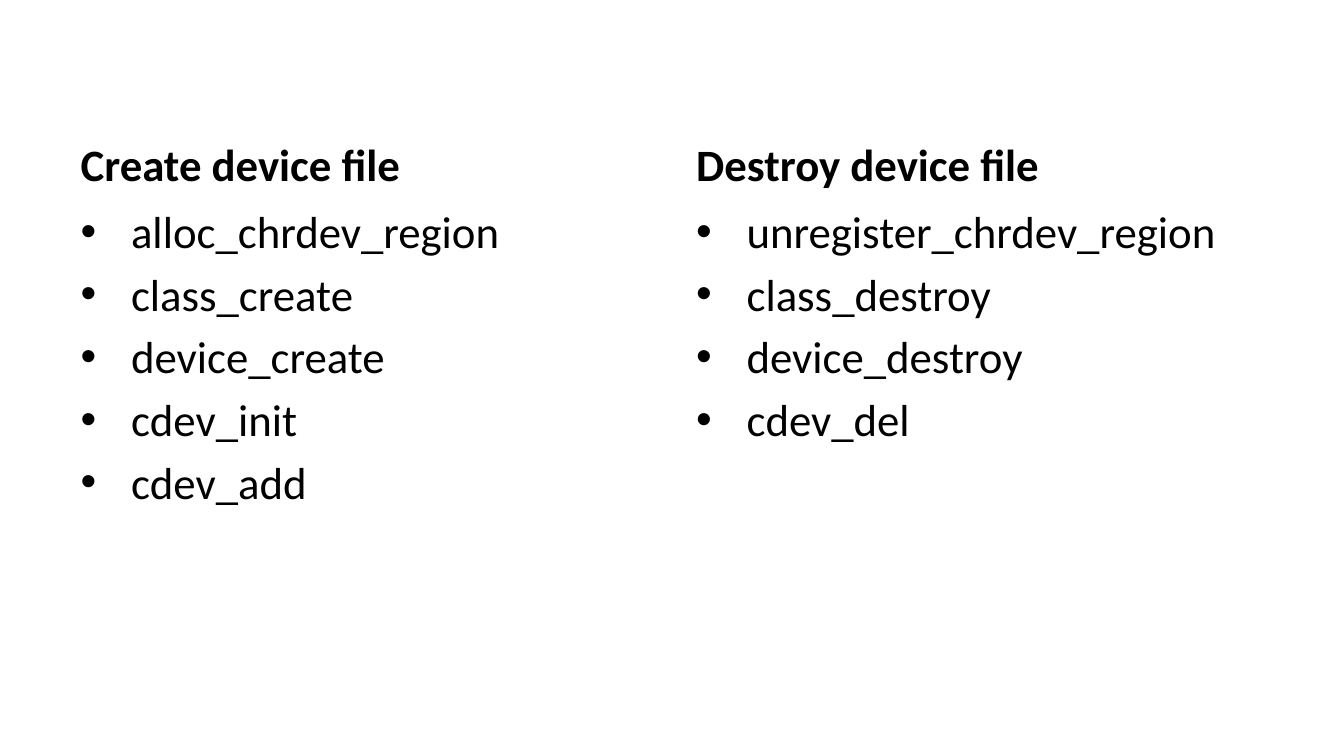
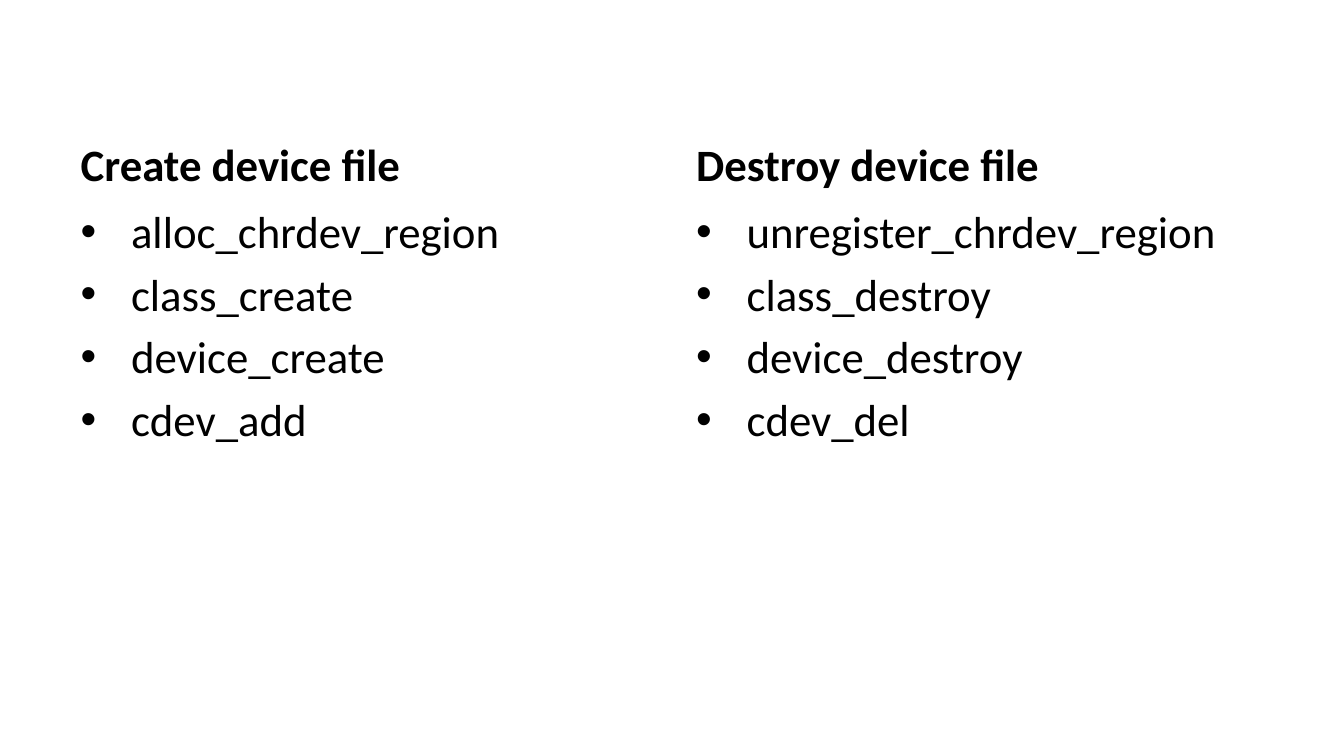
Before and after one commit to phuthodien/training_linux_embedded_v2, a slide deck: slide 15 of bai 4/Character device driver.pptx (slide 13 before the commit). Drawn at 1344x756 pixels with LibreOffice and Linux fonts; fonts in the diff are those of the drawing; background and template pictures are left out. Boxes give left, top, right and bottom in pixels: in the first picture for what was removed or moved away, otherwise in the second. Text is boxed around its words. In the diff, an @@ line names an element or a change of style, - is before the commit and + after.

Commit message:
update source code device tree
update source code device tree

```diff
--- a/bai 4/Character device driver.pptx
+++ b/bai 4/Character device driver.pptx
@@ text at bbox=[131, 405, 297, 442]: paragraph removed @@
-• cdev_init
```
Also in this commit, not shown: 1 other slide changed, 2 slides added, 4 other files.
